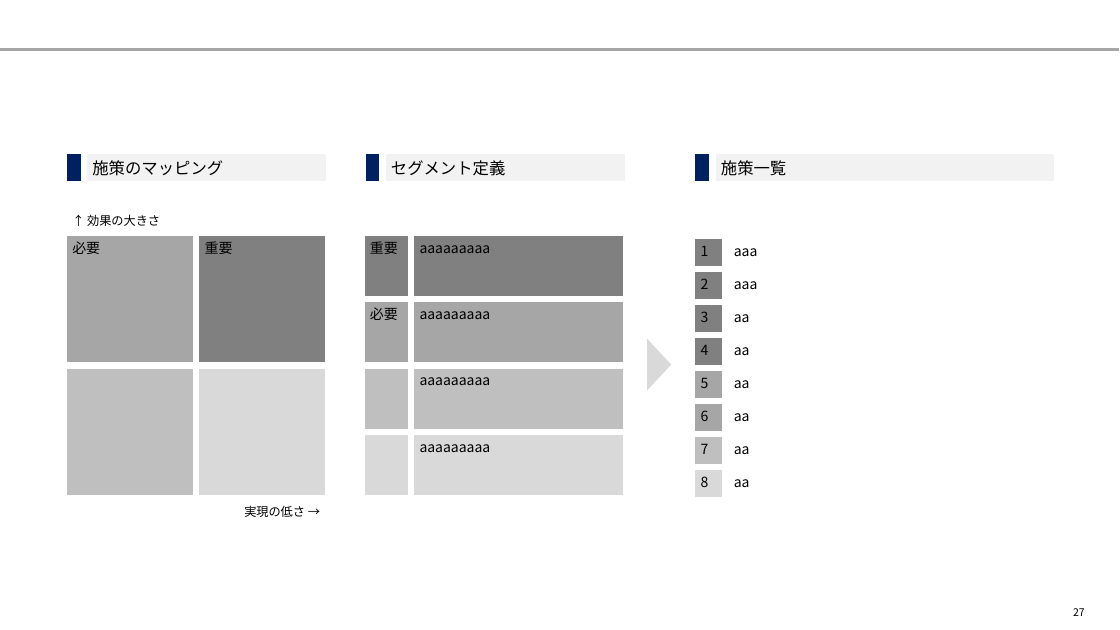
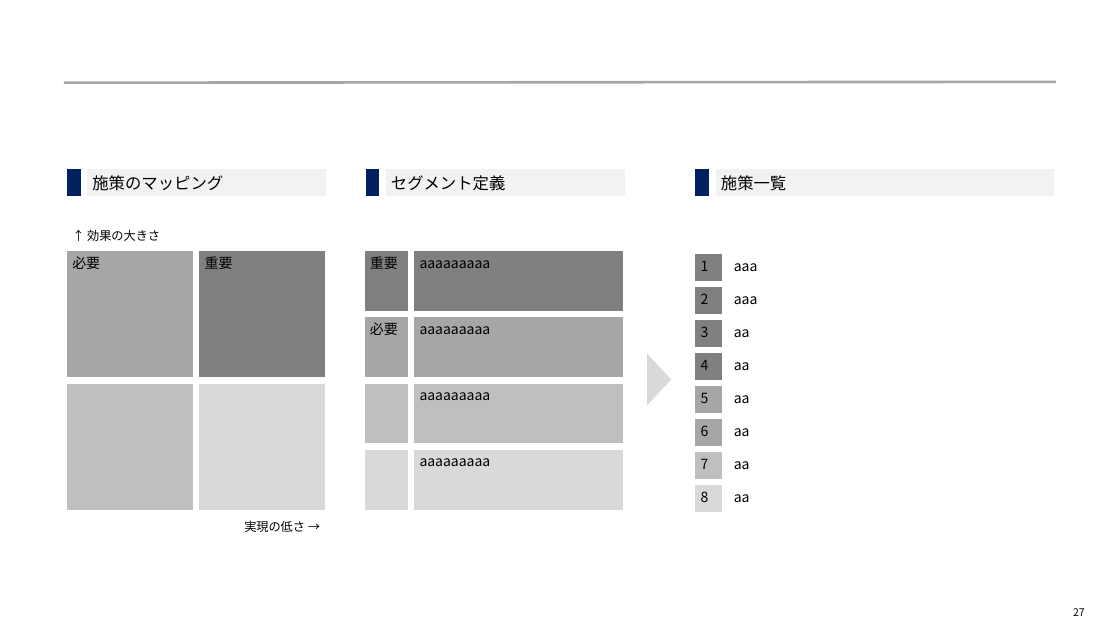
Before and after one commit to yuzucha16/dotfiles, a slide deck: slide 27 of office/slide_layout.pptx. Drawn at 1120x630 pixels with LibreOffice and Linux fonts; fonts in the diff are those of the drawing. Boxes give left, top, right and bottom in pixels: in the first picture for what was removed or moved away, otherwise in the second. Text is boxed around its words. In the diff, an @@ line names an element or a change of style, - is before the commit and + after.

```diff
--- a/office/slide_layout.pptx
+++ b/office/slide_layout.pptx
@@ line moved from (0, 50) - (1120, 50) to (64, 82) - (1056, 82) @@
@@ 4 tables, 1 triangle: place and size @@
-4 tables, 1 triangle at bbox=[64, 151, 1056, 523]
+4 tables, 1 triangle at bbox=[64, 166, 1056, 537]
```
Also in this commit, not shown: 32 other slides changed.
